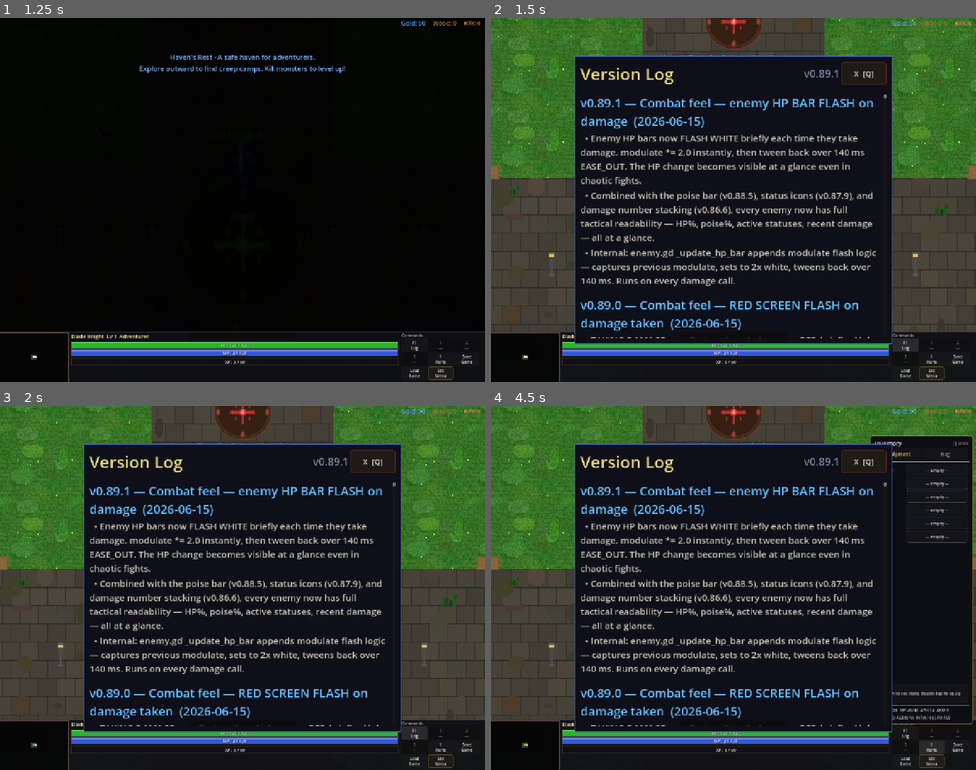
Above: before the commit, frames 1-4 (two rows, left to right).
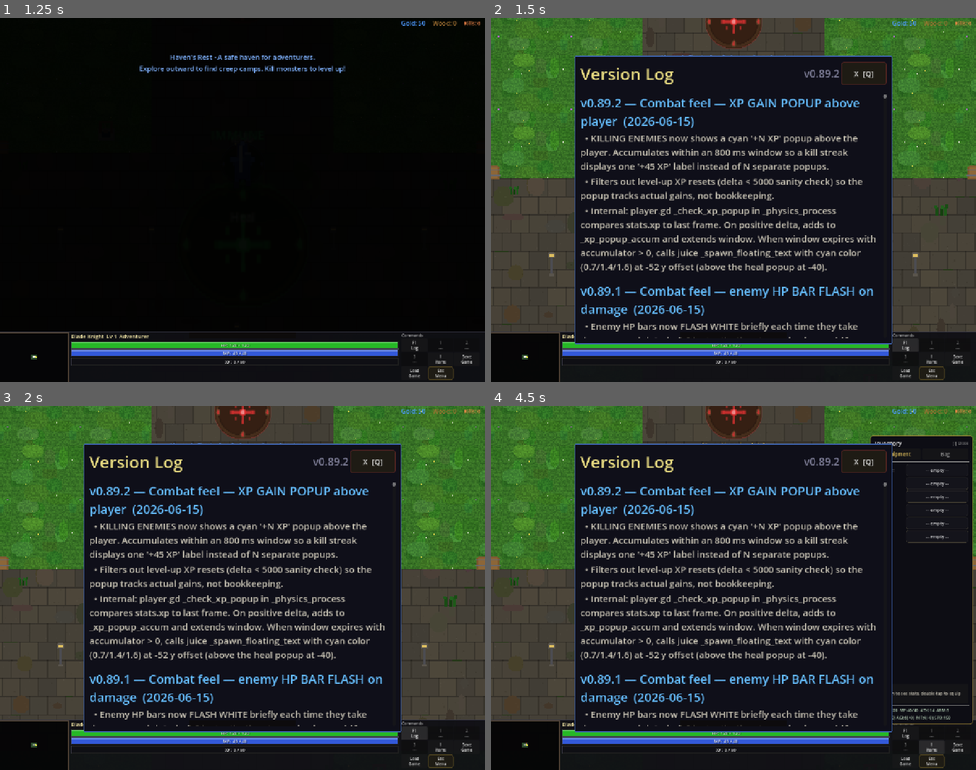
Above: after the commit, the same moments.

Repository: slxny/legends-open-rpg
Game: Godot game, scene res://scenes/main.tscn
Two runs of this game, one before a commit and one after it. Both use one fixed random seed, a clock stepped at 60 frames per second and the inputs below.
Inputs (mouse positions are in pixels of both pictures, inside the frame that each line leads up to):
- Up to frame 1 (1.25 s): tap Enter at 0.5 s; move the mouse to (218, 272) at 0.52 s; hold W (move_up) from 0.53 s (still down); hold Q (ability_1) from 0.53 s (still down); click (218, 272) at 0.67 s
- Up to frame 2 (1.5 s): release W (move_up) at 1.25 s; release Q (ability_1) at 1.25 s; click "F1 Log" at 1.25 s
- Up to frame 3 (2 s): no input
- Up to frame 4 (4.5 s): click "1 ---" at 2 s; click "2 ---" at 2.75 s; click "3 ---" at 3.5 s; click "I Items" at 4.25 s

Frame 1 is identical in both runs. In frame 2, 11% of the frame differs, in the area x 18-80%, y 14-88%; in frame 3, 11%; in frame 4, 11%.

Commit message:
v0.89.2: Combat feel — XP GAIN POPUP
Killing enemies now shows a cyan '+N XP' popup above the player.
Accumulates within an 800ms window so a kill streak displays one
'+45 XP' label instead of N separate popups.

- player.gd _check_xp_popup in _physics_process:
  _last_known_xp tracks previous frame's stats.xp.
  On stats.xp > _last_known_xp:
    delta = cur - last
    if delta < 5000 (filter level-up resets / massive jumps):
      _xp_popup_accum += delta
      _xp_popup_until_msec extended +800ms
  When window expires with accumulator > 0:
    _show_xp_popup(amount) → juice _spawn_floating_text '+N XP'
    cyan color (0.7/1.4/1.6) at -52 y offset (above heal at -40).

Headless: smoke all PASS, parse clean.

Co-Authored-By: Claude Opus 4.7 (1M context) <noreply@anthropic.com>

Diff:
--- a/scenes/player/player.gd
+++ b/scenes/player/player.gd
@@ -499,6 +499,8 @@
 
 	# Phase 5.x — heal popup detection (HP delta > 0 = healing).
 	_check_heal_popup()
+	# Phase 5.x — XP popup detection (XP delta > 0 = enemy killed).
+	_check_xp_popup()
 
 	# Heal beacon immunity visual feedback — detect transitions
 	if is_on_heal_beacon and not _was_on_heal_beacon:
@@ -4290,6 +4292,10 @@
 var _last_known_hp: int = -1
 var _heal_popup_accum: int = 0
 var _heal_popup_until_msec: int = 0
+# Phase 5.x — XP popup accumulator.
+var _last_known_xp: int = -1
+var _xp_popup_accum: int = 0
+var _xp_popup_until_msec: int = 0
 # Phase 5.5 — reactive music intensity tick.
 var _music_intensity_tick: float = 0.0
 const _MUSIC_INTENSITY_INTERVAL: float = 0.3
@@ -4525,6 +4531,36 @@
 		return
 	var label: String = "+%d HP" % amount
 	_juice._spawn_floating_text(global_position + Vector2(randf_range(-8, 8), -40), label, Color(0.4, 1.5, 0.5), false)
+
+
+# Phase 5.x — XP popup accumulation. Aggregates XP gains within a window
+# so a kill streak shows ONE pop instead of N pops.
+func _check_xp_popup() -> void:
+	if _is_dead or stats == null:
+		return
+	var cur: int = int(stats.xp) if "xp" in stats else 0
+	if _last_known_xp < 0:
+		_last_known_xp = cur
+		return
+	# Skip level-up resets (XP drops). Only count positive deltas.
+	if cur > _last_known_xp:
+		var delta: int = cur - _last_known_xp
+		# Skip absurd jumps (level-ups that grant bonus xp).
+		if delta < 5000:
+			_xp_popup_accum += delta
+			_xp_popup_until_msec = Time.get_ticks_msec() + 800
+	_last_known_xp = cur
+	if _xp_popup_accum > 0 and Time.get_ticks_msec() >= _xp_popup_until_msec:
+		_show_xp_popup(_xp_popup_accum)
+		_xp_popup_accum = 0
+		_xp_popup_until_msec = 0
+
+
+func _show_xp_popup(amount: int) -> void:
+	if _juice == null or not _juice.has_method("_spawn_floating_text"):
+		return
+	var label: String = "+%d XP" % amount
+	_juice._spawn_floating_text(global_position + Vector2(randf_range(-8, 8), -52), label, Color(0.7, 1.4, 1.6), false)
 
 
 func _spawn_dodge_afterimage() -> void:
--- a/scenes/ui/changelog_dialog.gd
+++ b/scenes/ui/changelog_dialog.gd
@@ -9,9 +9,19 @@
 var _is_visible: bool = false
 var _is_mobile: bool = false
 
-const GAME_VERSION := "v0.89.1"
+const GAME_VERSION := "v0.89.2"
 
 const CHANGELOG: Array[Dictionary] = [
+	{
+		"version": "v0.89.2",
+		"title": "Combat feel — XP GAIN POPUP above player",
+		"date": "2026-06-15",
+		"entries": [
+			"KILLING ENEMIES now shows a cyan '+N XP' popup above the player. Accumulates within an 800 ms window so a kill streak displays one '+45 XP' label instead of N separate popups.",
+			"Filters out level-up XP resets (delta < 5000 sanity check) so the popup tracks actual gains, not bookkeeping.",
+			"Internal: player.gd _check_xp_popup in _physics_process compares stats.xp to last frame. On positive delta, adds to _xp_popup_accum and extends window. When window expires with accumulator > 0, calls juice _spawn_floating_text with cyan color (0.7/1.4/1.6) at -52 y offset (above the heal popup at -40).",
+		]
+	},
 	{
 		"version": "v0.89.1",
 		"title": "Combat feel — enemy HP BAR FLASH on damage",
